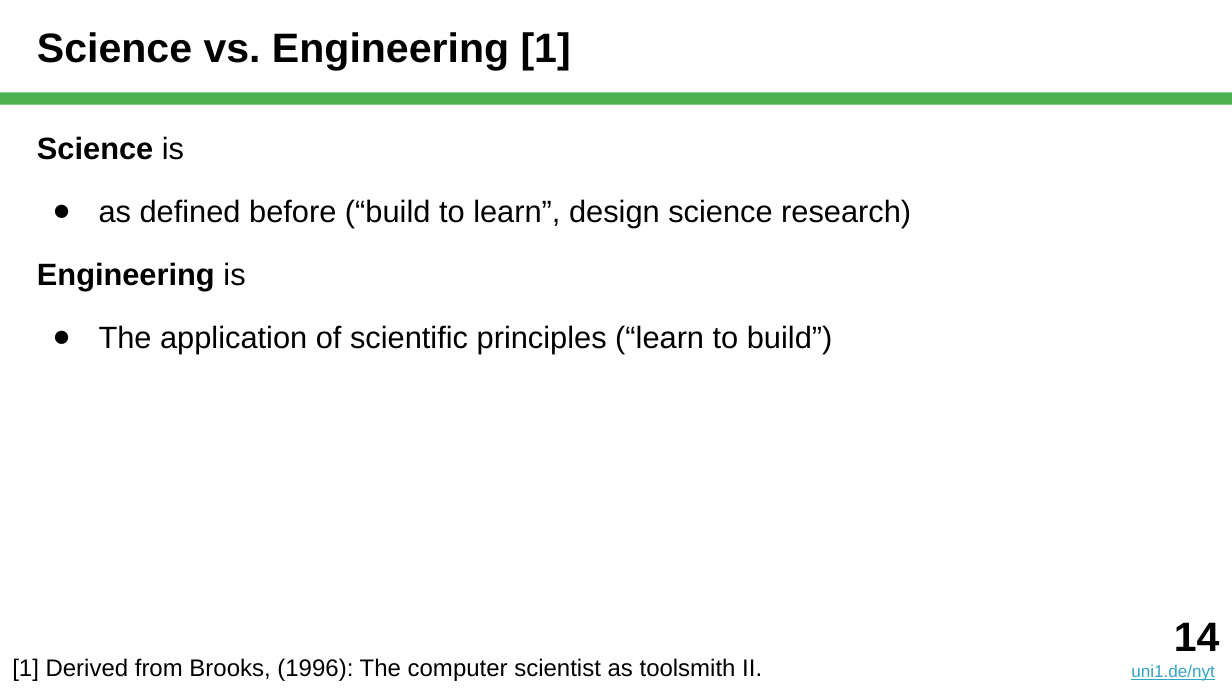
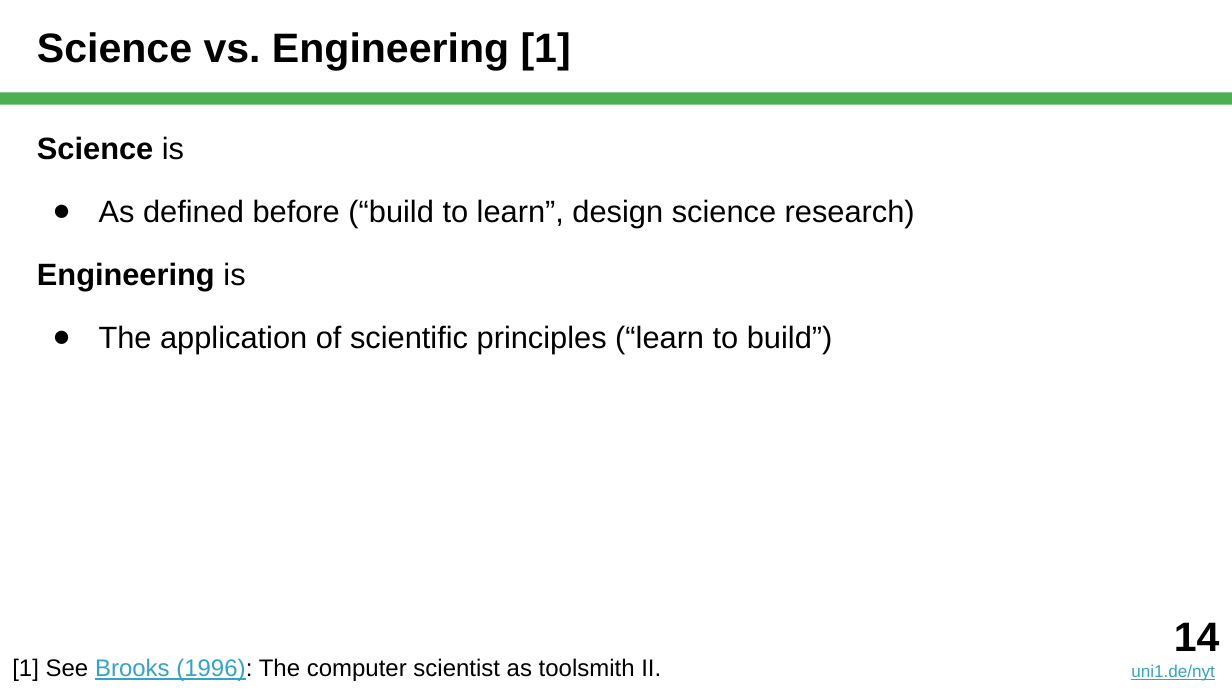
Before and after one commit to dirkriehle/nyt-course, a slide deck: slide 14 of Lecture slides/NYT B01 - What is Science.pptx. Drawn at 1232x693 pixels with LibreOffice and Linux fonts; fonts in the diff are those of the drawing. Boxes give left, top, right and bottom in pixels: in the first picture for what was removed or moved away, otherwise in the second. Text is boxed around its words. In the diff, an @@ line names an element or a change of style, - is before the commit and + after.

```diff
--- a/Lecture slides/NYT B01 - What is Science.pptx
+++ b/Lecture slides/NYT B01 - What is Science.pptx
@@ text at <box>99,199,915,228</box>: text changed @@
-● as defined before (“build to learn”, design science research)
+● As defined before (“build to learn”, design science research)
@@ text at <box>12,658,661,681</box>: text changed @@
-[1] Derived from Brooks, (1996): The computer scientist as toolsmith II.
+[1] See Brooks (1996): The computer scientist as toolsmith II.
```
Also in this commit, not shown: 15 other slides changed, 1 slide added, 27 other files.
